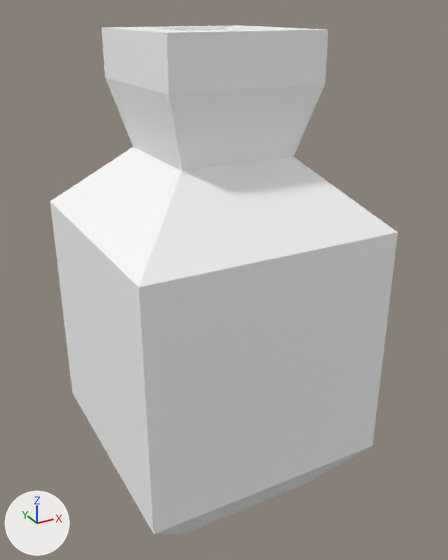
Before and after pictures for a commit that changed the glTF model assets/synty/simple_fantasy_interiors/models/SM_Prop_Vase_03.glb.
The view is the same before and after, from a 50 mm lens placed at (-0.00508, -0.00972, 0.00932), pointed at (0.00021, -0.00011, 0.00451). Arrows for +X, +Y and +Z are at lower left; the lights stay in place.

Names of what the first picture shows: 'SM_Prop_Vase_03'.
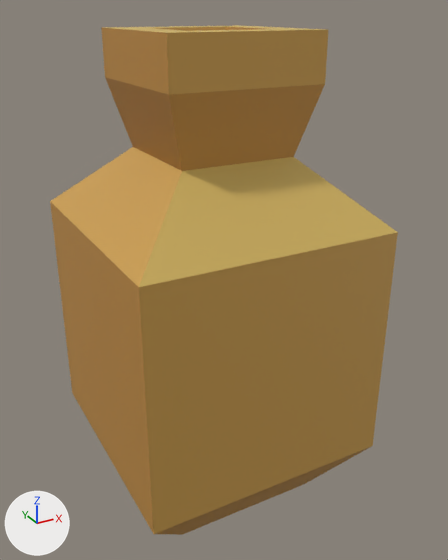
Changed parts and their boxes [x1, y1, x2, y2] in the pictures (448 x 560 px):
'SM_Prop_Vase_03', surface changed (grey to brown)
    both: [50, 25, 398, 535]

The edits, one by one:
Picture 'SimpleFantasyInteriorsTexture' (img_simplefantasyinteriorstexture) is new.
In material 'lambert1' (mat_lambert1), base_color is no longer (1.0, 1.0, 1.0), white #ffffff.
In material 'lambert1' (mat_lambert1), texture is now set to img_simplefantasyinteriorstexture.
